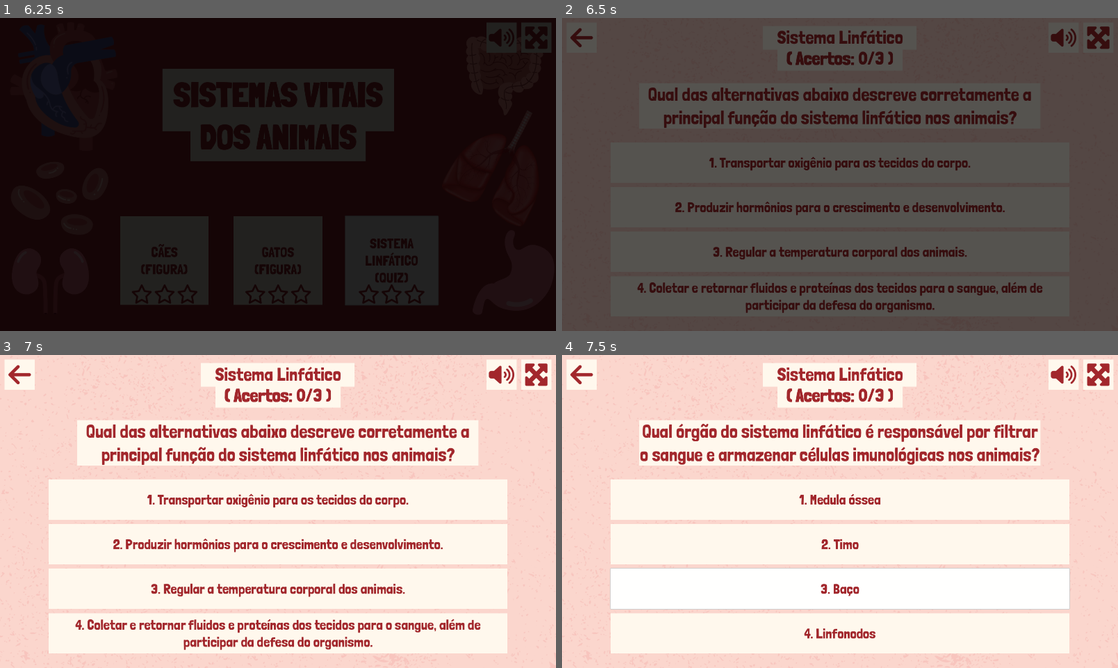
Above: before the commit, frames 1-4 (two rows, left to right).
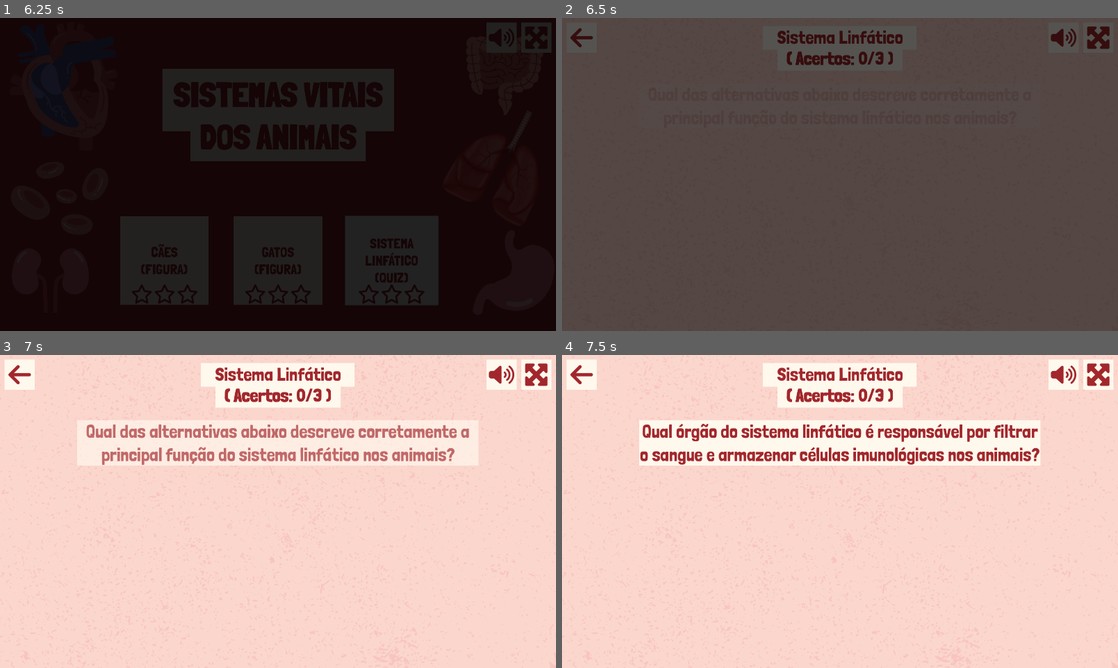
Above: after the commit, the same moments.

Repository: telmotrooper/vet-game
Game: Godot game, scene res://main.tscn
Two runs of this game, one before a commit and one after it. Both use one fixed random seed, a clock stepped at 60 frames per second and the inputs below.
Inputs (mouse positions are in pixels of both pictures, inside the frame that each line leads up to):
- Up to frame 1 (6.25 s): tap Enter at 0.5 s; click (533, 36) at 1.25 s; click "CÃES (FIGURA)" at 2 s; click (533, 36) at 2.75 s; click (533, 36) at 3.5 s; click (22, 36) at 4.25 s; click "GATOS (FIGURA)" at 5 s; click "SISTEMA LINFÁTICO (QUIZ)" at 5.75 s
- Up to frame 2 (6.5 s): no input
- Up to frame 3 (7 s): click (278, 498) at 6.5 s, where only the run before the commit has a clickable "1. Transportar oxigênio para …"
- Up to frame 4 (7.5 s): click (840, 589) at 7.25 s, where only the run before the commit has a clickable "3. Regular a temperatura corp…"

Frame 1 is identical in both runs. In frame 2, 6.1% of the frame differs, in the area x 13-87%, y 22-95%; in frame 3, 44%, in the area x 8-92%, y 22-96%; in frame 4, 43%.

Commit message:
added animation to initial question

Diff:
--- a/levels/lymphatic_system_level/lymphatic_system_level.tscn
+++ b/levels/lymphatic_system_level/lymphatic_system_level.tscn
@@ -125,7 +125,8 @@
 color = Color(1, 0.972549, 0.929412, 1)
 metadata/_edit_lock_ = true
 
-[node name="VBoxContainer" type="VBoxContainer" parent="."]
+[node name="Answers" type="VBoxContainer" parent="."]
+unique_name_in_owner = true
 layout_mode = 1
 anchors_preset = 7
 anchor_left = 0.5
@@ -141,31 +142,31 @@
 mouse_filter = 2
 alignment = 1
 
-[node name="Answer1" type="Button" parent="VBoxContainer" groups=["answers"]]
+[node name="Answer1" type="Button" parent="Answers" groups=["answers"]]
 layout_mode = 2
 text = "1. Transportar oxigênio para os tecidos do corpo."
 autowrap_mode = 2
 script = ExtResource("9_ywt1q")
 
-[node name="Answer2" type="Button" parent="VBoxContainer" groups=["answers"]]
+[node name="Answer2" type="Button" parent="Answers" groups=["answers"]]
 layout_mode = 2
 text = "2. Produzir hormônios para o crescimento e desenvolvimento."
 autowrap_mode = 2
 script = ExtResource("9_ywt1q")
 
-[node name="Answer3" type="Button" parent="VBoxContainer" groups=["answers"]]
+[node name="Answer3" type="Button" parent="Answers" groups=["answers"]]
 layout_mode = 2
 text = "3. Coletar e retornar fluidos e proteínas dos tecidos para o sangue, além de participar da defesa do organismo."
 autowrap_mode = 2
 script = ExtResource("9_ywt1q")
 
-[node name="Answer4" type="Button" parent="VBoxContainer" groups=["answers"]]
+[node name="Answer4" type="Button" parent="Answers" groups=["answers"]]
 layout_mode = 2
 text = "4. Regular a temperatura corporal dos animais."
 autowrap_mode = 2
 script = ExtResource("9_ywt1q")
 
-[connection signal="question_answered" from="VBoxContainer/Answer1" to="." method="_on_question_answered"]
-[connection signal="question_answered" from="VBoxContainer/Answer2" to="." method="_on_question_answered"]
-[connection signal="question_answered" from="VBoxContainer/Answer3" to="." method="_on_question_answered"]
-[connection signal="question_answered" from="VBoxContainer/Answer4" to="." method="_on_question_answered"]
+[connection signal="question_answered" from="Answers/Answer1" to="." method="_on_question_answered"]
+[connection signal="question_answered" from="Answers/Answer2" to="." method="_on_question_answered"]
+[connection signal="question_answered" from="Answers/Answer3" to="." method="_on_question_answered"]
+[connection signal="question_answered" from="Answers/Answer4" to="." method="_on_question_answered"]
--- a/levels/quiz_level.gd
+++ b/levels/quiz_level.gd
@@ -17,6 +17,23 @@
 
 	question_counter = len(questions)
 	update_text()
+
+	## Make question and answers invisible so they can't be interacted with initially.
+	#%Question.visible = false
+	#%Answers.visible = false
+
+	# Make transparent.
+	%Question.modulate = Color(1,1,1,0)
+	for answer in %Answers.get_children():
+		answer.modulate = Color(1,1,1,0)
+
+	var tween = create_tween()
+
+	tween.tween_property(%Question, "modulate", Color.WHITE, 1.0)
+	tween.tween_interval(1.0)
+	for answer in %Answers.get_children():
+		tween.tween_property(answer, "modulate", Color.WHITE, 0.5)
+
 
 func update_question() -> void:
 	%Question.text = current_question.text
